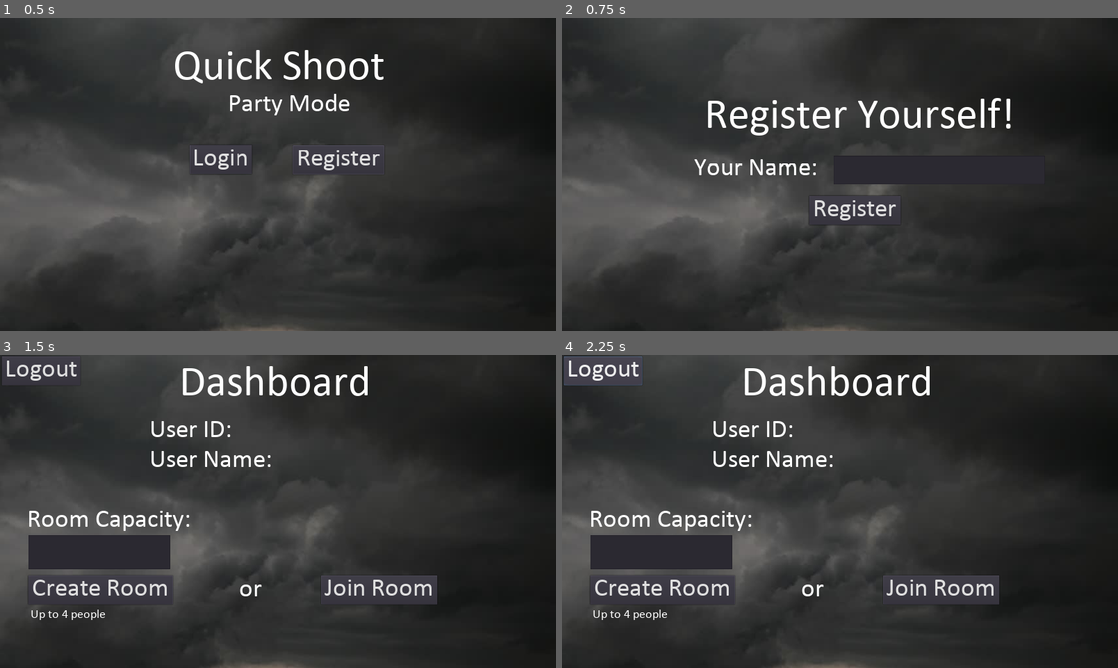
Above: before the commit, frames 1-4 (two rows, left to right).
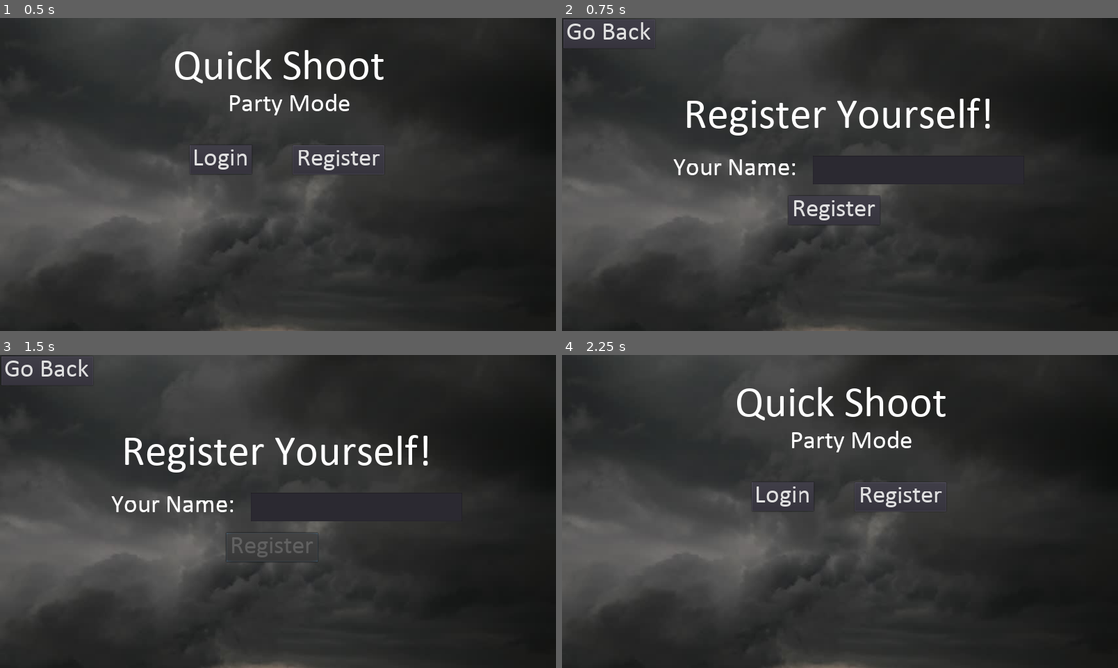
Above: after the commit, the same moments.

Repository: iamdejan/QuickShoot_Party
Game: Godot game, scene res://scenes/Home.tscn
Two runs of this game, one before a commit and one after it. Both use one fixed random seed, a clock stepped at 60 frames per second and the inputs below.
Inputs (mouse positions are in pixels of both pictures, inside the frame that each line leads up to):
- Up to frame 1 (0.5 s): no input
- Up to frame 2 (0.75 s): click "Register" at 0.5 s
- Up to frame 3 (1.5 s): click "Register" at 1.25 s
- Up to frame 4 (2.25 s): click (606, 370) at 2 s, where only the run after the commit has a clickable "Go Back"

Frame 1 is identical in both runs. In frame 2, 4.0% of the frame differs, in the area x 0-81%, y 0-67%; in frame 3, 9.9%; in frame 4, 10%, in the area x 0-79%, y 0-85%.
Error before the commit: Invalid get index 'user_data' (on base: 'Node (Session.gd)'). (res://scripts/Dashboard.gd:4)
Error after the commit: Invalid call. Nonexistent function 'register' in base 'Node (Session.gd)'. (res://scripts/Register.gd:9)

Commit message:
Implement Register feature

Diff:
--- a/scenes/Register.tscn
+++ b/scenes/Register.tscn
@@ -29,37 +29,53 @@
 texture = ExtResource( 2 )
 centered = false
 
-[node name="RegisterButton" type="Button" parent="."]
-margin_left = 568.538
+[node name="SubmitButton" type="Button" parent="."]
+margin_left = 520.554
 margin_top = 408.591
-margin_right = 779.538
+margin_right = 731.554
 margin_bottom = 474.591
 custom_fonts/font = SubResource( 1 )
 text = "Register"
 
-[node name="RegisterInput" type="TextEdit" parent="."]
-margin_left = 625.0
+[node name="RegisterText" type="TextEdit" parent="."]
+margin_left = 577.016
 margin_top = 317.0
-margin_right = 1112.0
+margin_right = 1064.02
 margin_bottom = 383.0
 custom_fonts/font = SubResource( 2 )
 
 [node name="Label" type="Label" parent="."]
-margin_left = 303.899
+margin_left = 255.915
 margin_top = 315.531
-margin_right = 593.899
+margin_right = 545.915
 margin_bottom = 375.531
 custom_fonts/font = SubResource( 3 )
 text = "Your Name:"
 
+[node name="ErrorLabel" type="Label" parent="."]
+margin_top = 516.0
+margin_right = 1283.0
+margin_bottom = 576.0
+custom_fonts/font = SubResource( 3 )
+align = 1
+
 [node name="Title" type="Label" parent="."]
-margin_left = 324.255
+margin_left = 276.271
 margin_top = 177.395
-margin_right = 1045.26
+margin_right = 997.276
 margin_bottom = 277.395
 custom_fonts/font = SubResource( 4 )
 text = "Register Yourself!"
 align = 1
 
 [node name="HTTPRequest" type="HTTPRequest" parent="."]
-[connection signal="pressed" from="RegisterButton" to="." method="_on_RegisterButton_pressed"]
+
+[node name="GoBackButton" type="Button" parent="."]
+margin_left = 2.73589
+margin_top = 2.95735
+margin_right = 213.736
+margin_bottom = 68.9574
+custom_fonts/font = SubResource( 1 )
+text = "Go Back"
+[connection signal="pressed" from="SubmitButton" to="." method="_on_SubmitButton_pressed"]
+[connection signal="pressed" from="GoBackButton" to="." method="_on_GoBackButton_pressed"]
--- a/scripts/Register.gd
+++ b/scripts/Register.gd
@@ -1,7 +1,15 @@
 extends Node2D
 
-func _on_RegisterButton_pressed():
-	#API Call will be implemented later
+func _ready():
+	$SubmitButton.disabled = false
+	pass
 
-	get_tree().change_scene(Session.build_scene_URL("Dashboard"))
+func _on_SubmitButton_pressed():
+	$SubmitButton.disabled = true
+	Session.register($RegisterText.text)
 	pass
+
+
+func _on_GoBackButton_pressed():
+	get_tree().change_scene(Session.build_scene_URL("Home"))
+	pass
